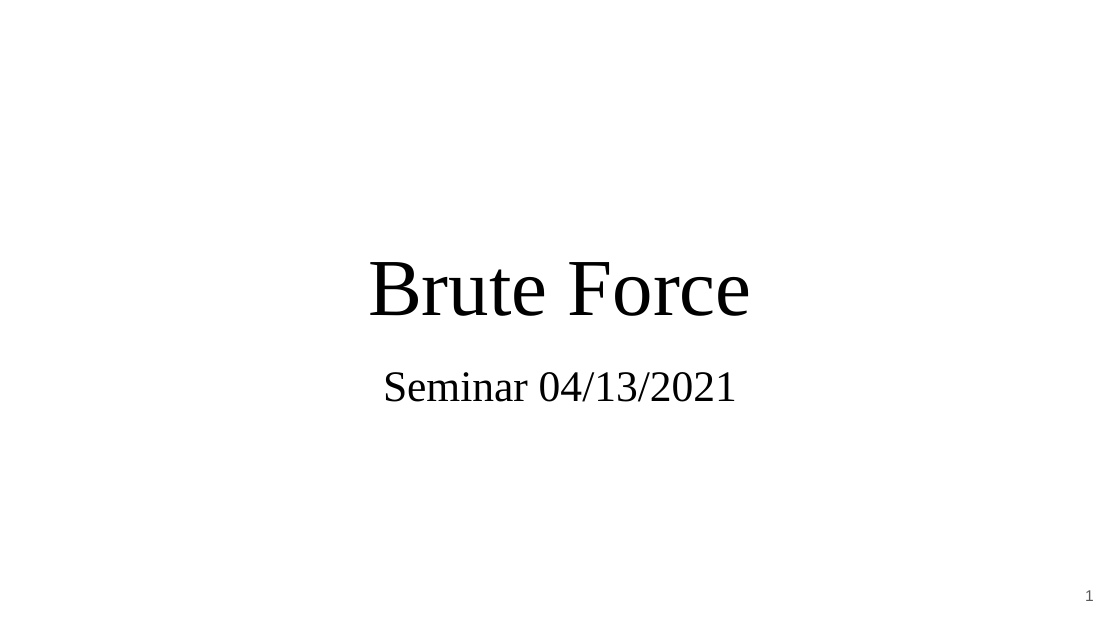
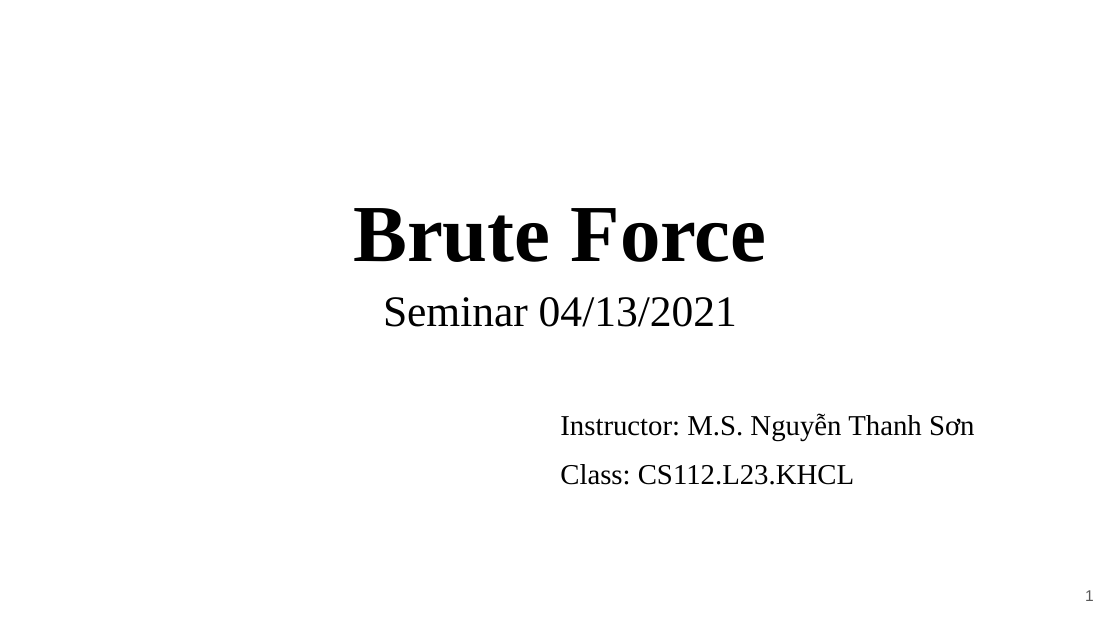
Before and after one commit to ThangDuong59/CS112.L23.KHCL, a slide deck: slide 1 of seminar/CS112-Brute-Force.pptx. Drawn at 1120x630 pixels with LibreOffice and Linux fonts; fonts in the diff are those of the drawing. Boxes give left, top, right and bottom in pixels: in the first picture for what was removed or moved away, otherwise in the second. Text is boxed around its words. In the diff, an @@ line names an element or a change of style, - is before the commit and + after.

```diff
--- a/seminar/CS112-Brute-Force.pptx
+++ b/seminar/CS112-Brute-Force.pptx
@@ title "Brute Force": place and size @@
-title "Brute Force" at (368,262,752,316)
+title "Brute Force" at (353,208,767,262)
@@ title "Brute Force" at (353,208,767,262): bold on @@
@@ subtitle "Seminar 04/13/2021": place and size @@
-subtitle "Seminar 04/13/2021" at (383,372,737,402)
+subtitle "Seminar 04/13/2021" at (383,297,737,327)
@@ text added at (560,413,975,485), 18.5 pt, text #000000 @@
+Instructor: M.S. Nguyễn Thanh Sơn
+Class: CS112.L23.KHCL
```
Also in this commit, not shown: 22 other slides changed, 1 slide added.
